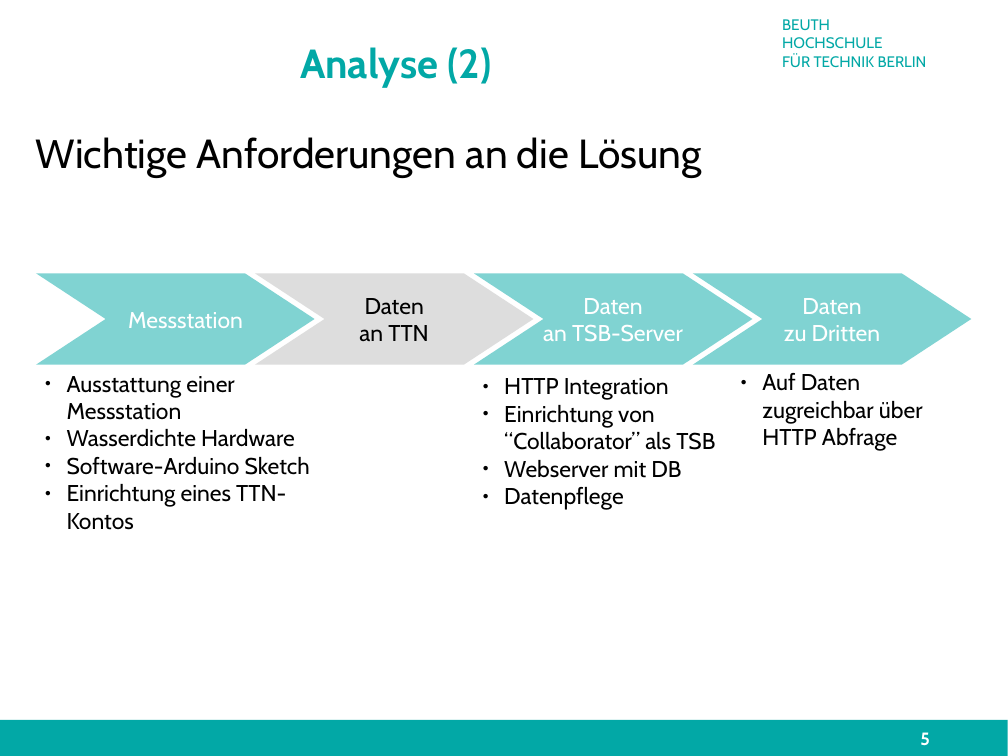
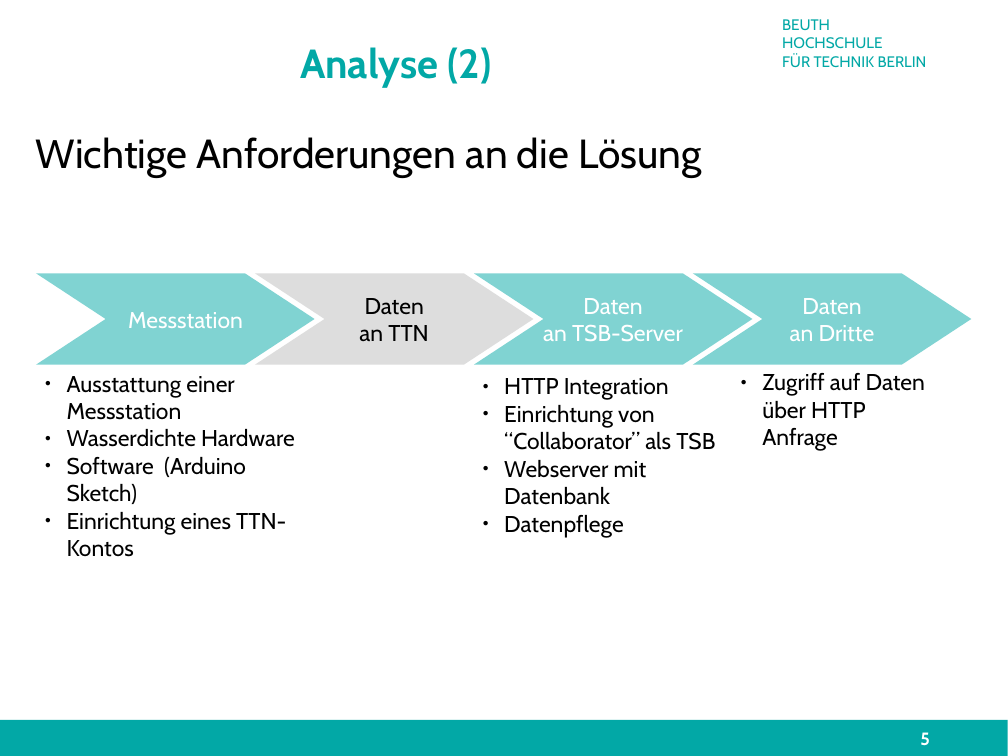
Before and after one commit to technologiestiftung/flussbad, a slide deck: slide 5 of doc/presentation/finalPresentation.odp. Drawn at 1008x756 pixels with LibreOffice and Linux fonts; fonts in the diff are those of the drawing; background and template pictures are left out. Boxes give left, top, right and bottom in pixels: in the first picture for what was removed or moved away, otherwise in the second. Text is boxed around its words. In the diff, an @@ line names an element or a change of style, - is before the commit and + after.

```diff
--- a/doc/presentation/finalPresentation.odp
+++ b/doc/presentation/finalPresentation.odp
@@ text in freeform shape at [790, 325, 875, 341]: text changed @@
-zu Dritten
+an Dritte
@@ text at [762, 373, 925, 451]: text changed @@
-● Auf Daten zugreichbar über HTTP Abfrage
+● Zugriff auf Daten über HTTP Anfrage
@@ text at [67, 457, 246, 504]: text changed @@
-● Software-Arduino Sketch
+● Software (Arduino Sketch)
@@ text at [504, 460, 647, 505]: text changed @@
-● Webserver mit DB
+● Webserver mit Datenbank
```
Also in this commit, not shown: 8 other slides changed.
